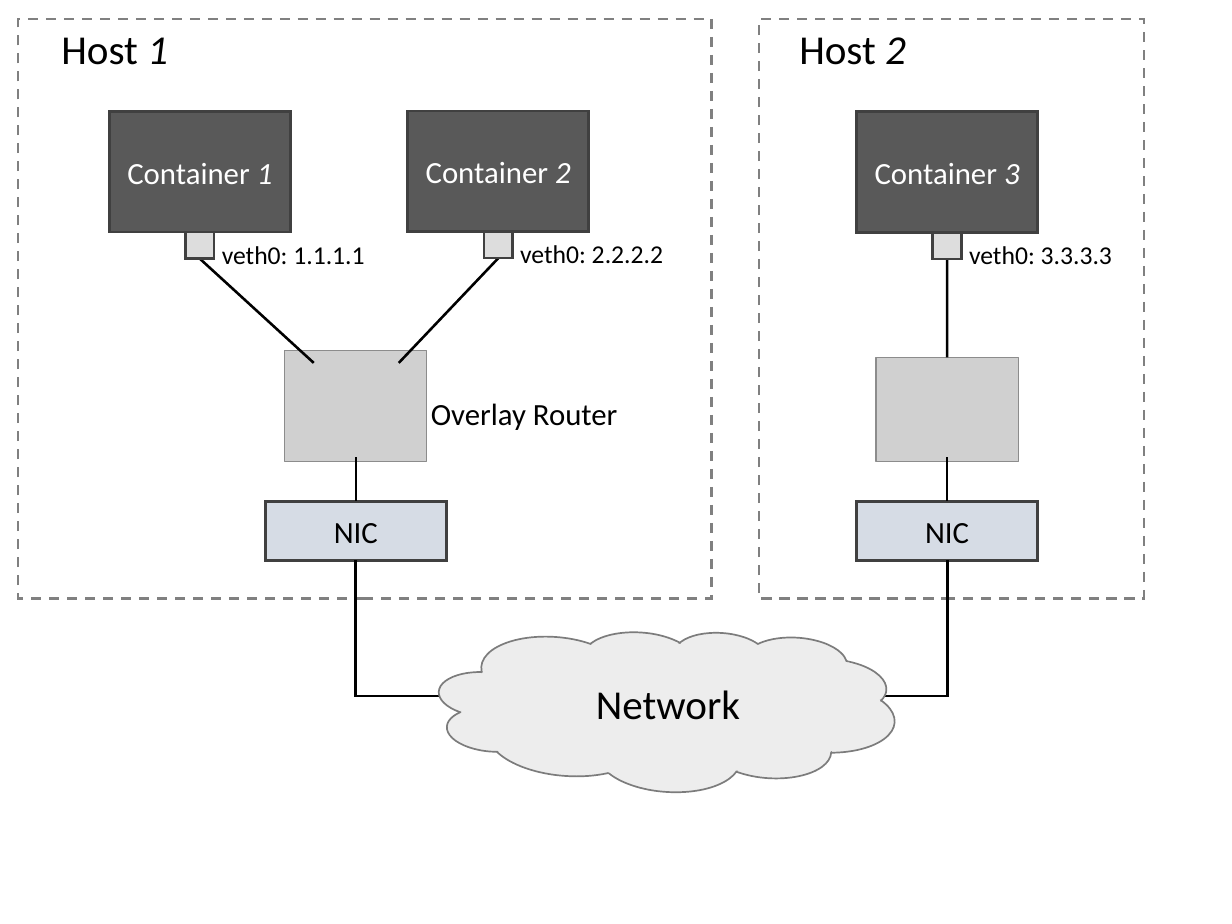
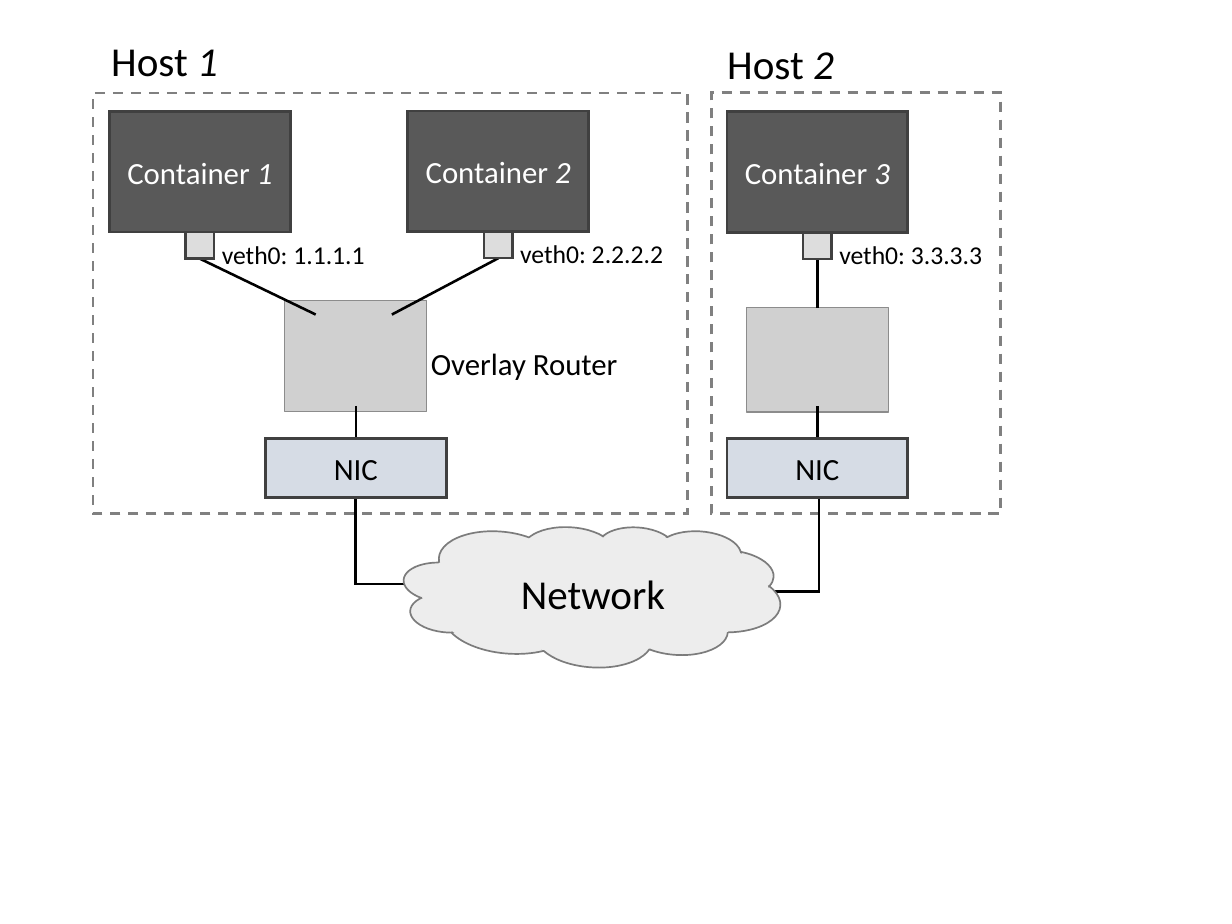
Before and after one commit to lampson0505/freeflow-hotnets16, a slide deck: slide 1 of figures/figures.pptx. Drawn at 1232x924 pixels with LibreOffice and Linux fonts; fonts in the diff are those of the drawing; grey boxes stand for pictures. Boxes give left, top, right and bottom in pixels: in the first picture for what was removed or moved away, otherwise in the second. Text is boxed around its words. In the diff, an @@ line names an element or a change of style, - is before the commit and + after.

Commit message:
updated overlay figure

```diff
--- a/figures/figures.pptx
+++ b/figures/figures.pptx
@@ text "Host 1": place and size @@
-text "Host 1" at <box>61,37,168,65</box>
+text "Host 1" at <box>111,49,218,77</box>
@@ text "Host 2": place and size @@
-text "Host 2" at <box>799,37,906,65</box>
+text "Host 2" at <box>727,52,834,80</box>
@@ rectangle: place and size @@
-rectangle at <box>18,18,712,598</box>
+rectangle at <box>92,94,687,514</box>
@@ rectangle: place and size @@
-rectangle at <box>759,20,1143,599</box>
+rectangle at <box>711,92,1000,514</box>
@@ 2 rectangles, 1 text: place and size @@
-2 rectangles, 1 text at <box>856,112,1112,264</box>
+2 rectangles, 1 text at <box>727,112,982,264</box>
@@ line moved from (200, 259) - (314, 363) to (200, 259) - (315, 314) @@
@@ line moved from (498, 259) - (399, 363) to (498, 259) - (392, 314) @@
@@ line moved from (947, 259) - (947, 357) to (817, 259) - (817, 308) @@
@@ picture: place and size @@
-picture at <box>876,357,1018,462</box>
+picture at <box>747,308,888,413</box>
@@ 1 picture, 1 text, 1 line: place and size @@
-1 picture, 1 text, 1 line at <box>285,350,617,501</box>
+1 picture, 1 text, 1 line at <box>285,301,617,450</box>
@@ line moved from (947, 457) - (947, 501) to (817, 407) - (817, 451) @@
@@ rectangle "NIC": place and size @@
-rectangle "NIC" at <box>265,501,446,561</box>
+rectangle "NIC" at <box>265,439,446,498</box>
@@ rectangle "NIC": place and size @@
-rectangle "NIC" at <box>856,501,1037,561</box>
+rectangle "NIC" at <box>727,439,908,498</box>
@@ elbow line moved from (947, 561) - (862, 696) to (819, 456) - (734, 591) @@
@@ elbow line moved from (356, 561) - (440, 696) to (356, 498) - (405, 584) @@
@@ cloud: place and size @@
-cloud at <box>434,616,899,806</box>
+cloud at <box>399,513,784,679</box>
@@ ellipse: place and size @@
-ellipse at <box>580,641,632,685</box>
+ellipse at <box>520,535,563,574</box>
@@ ellipse: place and size @@
-ellipse at <box>641,641,692,685</box>
+ellipse at <box>570,535,614,574</box>
@@ ellipse: place and size @@
-ellipse at <box>716,641,768,685</box>
+ellipse at <box>633,535,676,574</box>
@@ ellipse: place and size @@
-ellipse at <box>472,669,524,713</box>
+ellipse at <box>430,559,473,599</box>
@@ text "Network": place and size @@
-text "Network" at <box>596,690,740,720</box>
+text "Network" at <box>521,580,665,610</box>
@@ ellipse: place and size @@
-ellipse at <box>814,662,866,706</box>
+ellipse at <box>715,553,758,593</box>
@@ ellipse: place and size @@
-ellipse at <box>461,699,505,726</box>
+ellipse at <box>423,585,460,609</box>
@@ ellipse: place and size @@
-ellipse at <box>489,712,541,756</box>
+ellipse at <box>445,598,488,637</box>
@@ ellipse: place and size @@
-ellipse at <box>792,711,844,755</box>
+ellipse at <box>695,595,738,634</box>
@@ ellipse: place and size @@
-ellipse at <box>837,691,881,718</box>
+ellipse at <box>732,578,769,601</box>
@@ ellipse: place and size @@
-ellipse at <box>586,728,638,772</box>
+ellipse at <box>526,611,569,650</box>
@@ ellipse: place and size @@
-ellipse at <box>711,727,763,771</box>
+ellipse at <box>628,610,671,649</box>
```
Also in this commit, not shown: 2 other files.
